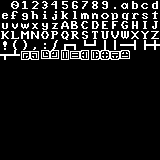
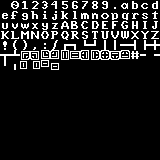
Comparing the layer stacks of the two 160×160 images. Changes:
painted on "Background" over [left=4, top=51, right=160, bottom=70]
